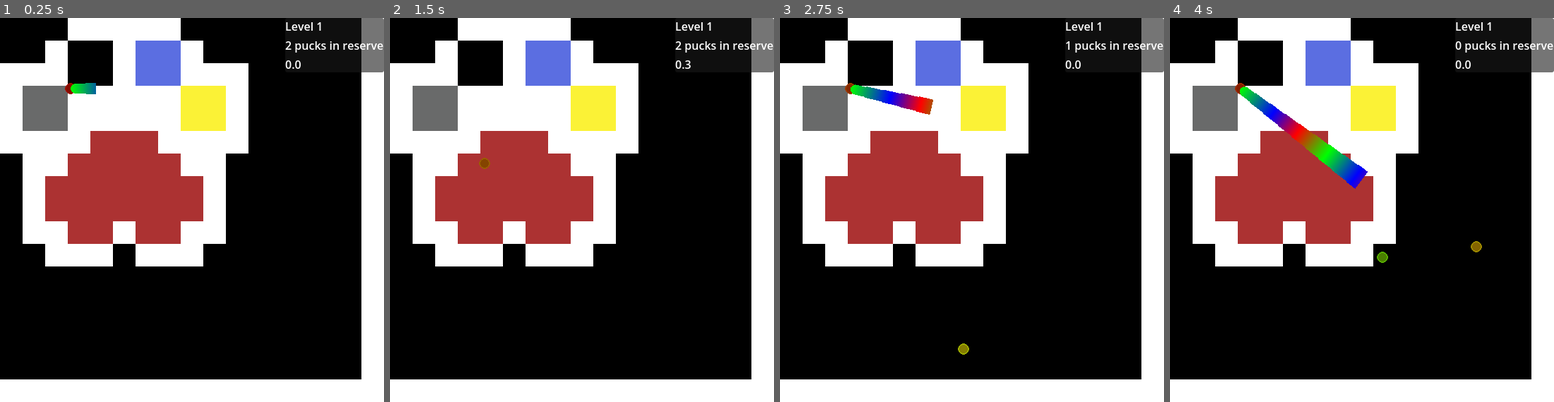
Above: before the commit, frames 1-4 (left to right).
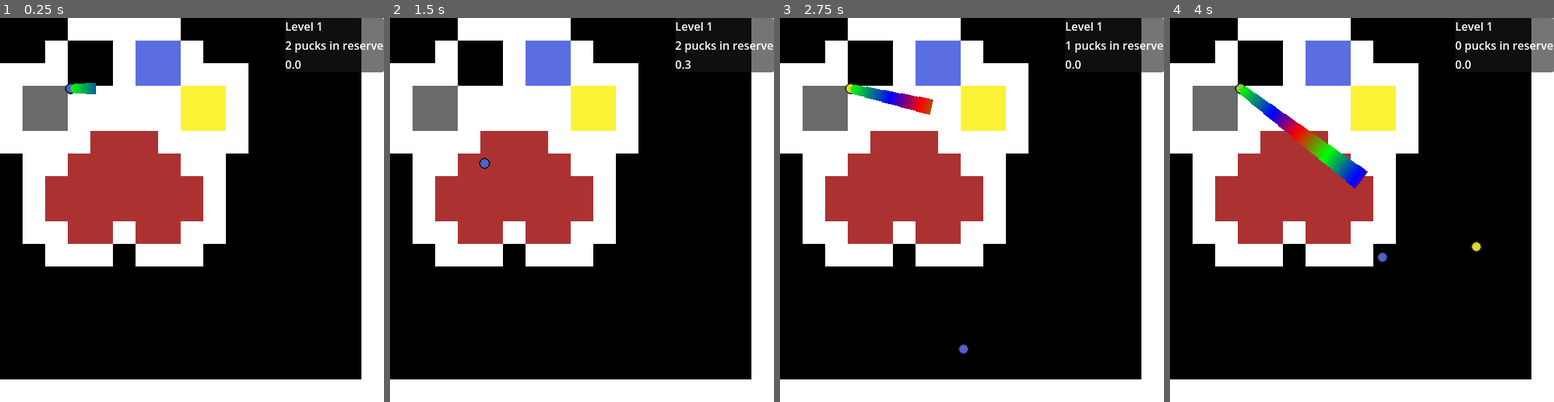
Above: after the commit, the same moments.

Repository: autumn-heights/levelherup-jam-2026
Game: Godot game, scene res://scenes/world.tscn
Two runs of this game, one before a commit and one after it. Both use one fixed random seed, a clock stepped at 60 frames per second and the inputs below.
Inputs (mouse positions are in pixels of both pictures, inside the frame that each line leads up to):
- Up to frame 1 (0.25 s): no input
- Up to frame 2 (1.5 s): tap Enter at 0.5 s; move the mouse to (666, 190) at 0.52 s; press the mouse at (666, 190) at 0.53 s; tap Space at 1.25 s; move the mouse to (505, 229) at 1.27 s; release the mouse at (505, 229) at 1.28 s; click (505, 229) at 1.35 s
- Up to frame 3 (2.75 s): move the mouse to (1010, 125) at 2.02 s; press the mouse at (1010, 125) at 2.03 s
- Up to frame 4 (4 s): move the mouse to (1342, 286) at 2.77 s; release the mouse at (1342, 286) at 2.78 s; click (1342, 286) at 2.85 s; move the mouse to (1477, 267) at 3.52 s; press the mouse at (1477, 267) at 3.53 s

The runs differ from the first frame. In frame 1, less than 0.1% of the frame differs, in the area x 16-20%, y 16-20%; in frame 2, less than 0.1%; in frame 3, 0.1%; in frame 4, 0.2%, in the area x 16-82%, y 16-64%.

Commit message:
added ball colours

Diff:
--- a/fill-bucket-golf/scenes/puck.gd
+++ b/fill-bucket-golf/scenes/puck.gd
@@ -1,5 +1,8 @@
 extends RigidBody2D
 class_name Puck
+
+var atlas_img;
+var colour_id = Vector2i() # in this game we identify colours by their coordinates on the tile atlas
 
 var current_hue = 0.0
 var hue_change_rate = 0.001
@@ -9,18 +12,23 @@
 
 signal report_puck_stopped(screen_coords)
 
+@onready var sprite2d: Sprite2D = $Sprite2D
+
 # call me ring camera because motion detected
 var in_motion = false;
 
 # Called when the node enters the scene tree for the first time.
 func _ready() -> void:
-	pass # Replace with function body.
+	atlas_img = Image.load_from_file('res://ART/Tileatlas.png')
+
+
+
 
 
 # Called every frame. 'delta' is the elapsed time since the previous frame.
 func _process(_delta: float) -> void:
 	current_hue = fmod(current_hue + hue_change_rate, TAU)
-	$Sprite2D.modulate = Color.from_hsv(current_hue, 1, 1)
+
 
 	if linear_velocity.length() < motion_velocity_threshold and in_motion == true:
 		# send a signal because i just came to a stop
@@ -28,3 +36,9 @@
 
 
 	in_motion = linear_velocity.length() >= motion_velocity_threshold;
+
+
+func set_puck_colour(new_colour_id):
+	var colour :Color = atlas_img.get_pixel(32 * new_colour_id[1] + 1, 32 * new_colour_id[0] + 1)
+	sprite2d.modulate = colour
+	colour_id = new_colour_id;
--- a/fill-bucket-golf/scenes/world.gd
+++ b/fill-bucket-golf/scenes/world.gd
@@ -3,8 +3,14 @@
 var scene_puck = preload("res://scenes/puck.tscn");
 
 var pucks_in_hand = 3;
+const PUCK_INVENTORY_BY_LEVEL = [
+	#level 1:
+	[Vector2i(0,1), Vector2i(0,2), Vector2i(0,3) ],
+	#level 2:
+	[Vector2i(0,4), Vector2i(0,5), Vector2i(0,6) ]
+]
 
-var total_levels = 2;
+const TOTAL_LEVELS = 2;
 var current_level = 0;
 var total_score = 0;
 var puck_start_position = Vector2i(100,100);
@@ -70,12 +76,14 @@
 
 func create_puck():
 	if pucks_in_hand > 0:
+		var colour_id = PUCK_INVENTORY_BY_LEVEL[current_level][-pucks_in_hand]
 		pucks_in_hand -= 1;
 		current_puck = scene_puck.instantiate();
 		add_child(current_puck)
 		current_puck.position = puck_start_position;
 		current_puck.freeze = 1;
 		current_puck.report_puck_stopped.connect(_on_report_puck_stopped);
+		current_puck.set_puck_colour(colour_id)
 		thrower.ready_up()
 		all_pucks.append(current_puck);
 		thrower.position = current_puck.position;
@@ -85,7 +93,7 @@
 func wait_timer_timeout():
 	if current_puck == null:
 		wrap_up_level();
-		if current_level < total_levels:
+		if current_level < PUCK_INVENTORY_BY_LEVEL:
 			current_level += 1;
 			load_level(current_level);
 		else:
Binary file changed: fill-bucket-golf/ART/ball-export.png
